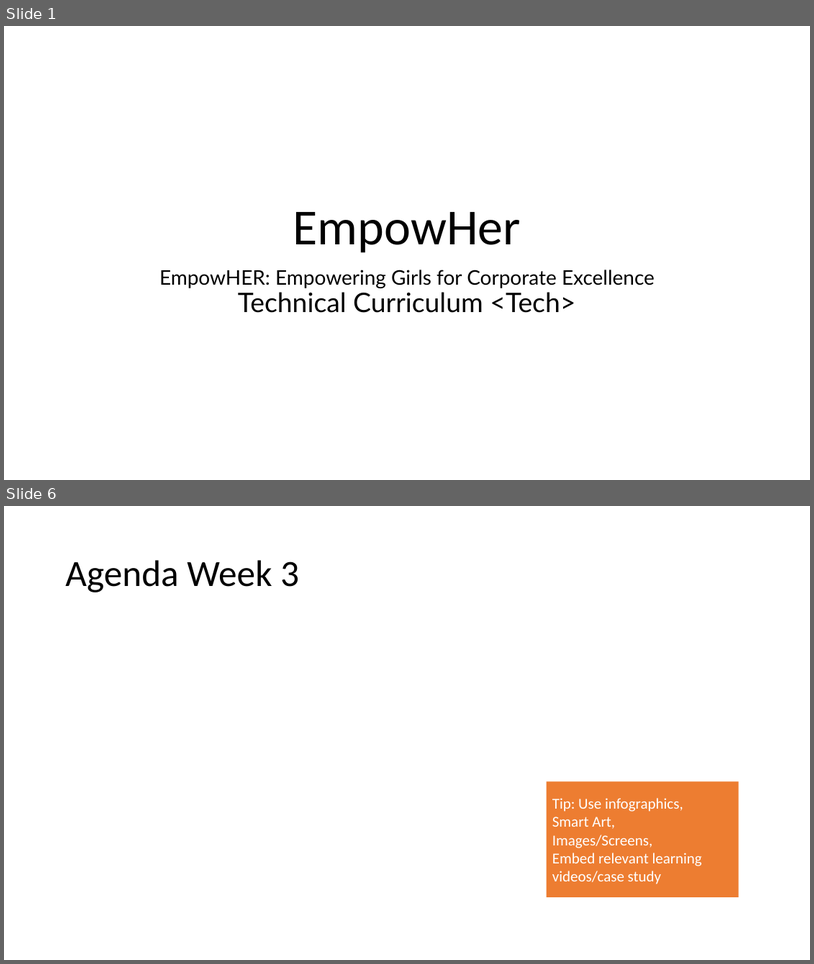
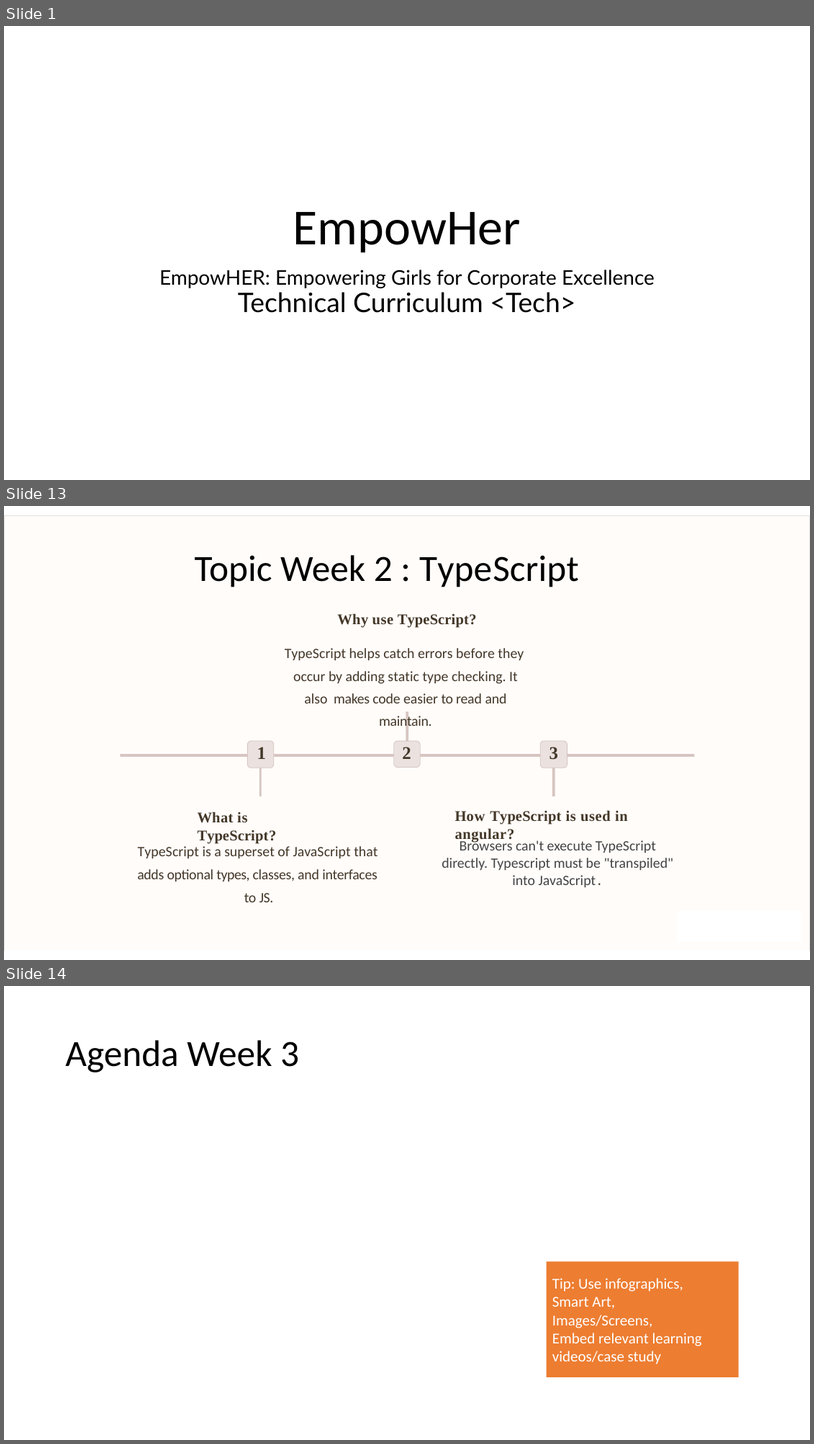
Before and after one commit to spoorthiempowher/Empowher-Curriculum, a slide deck: Angular/EmpowHer - Tech Curriculum.pptx. Shown one above the other, each under a label of ours: slides 1 and 6 before the commit, slides 1, 13 and 14 after it; the slides between them are not shown. The pictures are 814x964 and 814x1444 pixels, drawn with LibreOffice and Linux fonts; fonts in the diff are those of the drawing; grey boxes stand for pictures. Boxes give left, top, right and bottom in pixels: in the first picture for what was removed or moved away, otherwise in the second. Text is boxed around its words. In the diff, an @@ line names an element or a change of style, - is before the commit and + after.

Commit message:
Week 1 and 2 content

```diff
--- a/Angular/EmpowHer - Tech Curriculum.pptx
+++ b/Angular/EmpowHer - Tech Curriculum.pptx
@@ slide 13 added at [4,506,810,960], background #FFFFFF @@
@@ freeform shape added at [4,515,810,950], fill #FFFCFA @@
@@ freeform shape added at [5,515,810,950], outline #E5E0DF 0.75 pt @@
@@ title added at [195,555,579,587], 44 pt, text #000000 @@
+Topic Week 2 : TypeScript
@@ text added at [285,613,524,703], 17.1 pt, text #433728 @@
+Why use TypeScript?
+TypeScript helps catch errors before they occur by adding static type checking. It also makes code easier to read and maintain.
@@ freeform shape added at [406,712,409,754], fill #D7C5C1 @@
@@ freeform shape added at [248,741,274,767], fill #EBE2E0 @@
@@ freeform shape added at [248,741,274,767], outline #D7C5C1 0.75 pt @@
@@ freeform shape added at [394,741,420,767], fill #EBE2E0 @@
@@ freeform shape added at [394,741,420,767], outline #D7C5C1 0.75 pt @@
@@ freeform shape added at [540,741,567,767], fill #EBE2E0 @@
@@ freeform shape added at [540,741,567,767], outline #D7C5C1 0.75 pt @@
@@ freeform shape added at [120,754,695,796], fill #D7C5C1 @@
@@ text added at [257,746,266,759], 21.3 pt, text #433728, bold @@
+1
@@ text added at [402,746,411,759], 21.3 pt, text #433728, bold @@
+2
@@ text added at [550,746,558,759], 21.3 pt, text #433728, bold @@
+3
@@ freeform shape added at [553,754,555,796], fill #D7C5C1 @@
@@ text added at [198,811,277,844], 17.6 pt, text #433728, bold @@
+What is TypeScript?
@@ text added at [455,810,628,842], 17.6 pt, text #433728, bold @@
+How TypeScript is used in angular?
@@ text added at [137,846,378,902], 17.1 pt, text #433728 @@
+TypeScript is a superset of JavaScript that adds optional types, classes, and interfaces to JS.
@@ text added at [442,839,674,887], 17.1 pt, text #444444 @@
+Browsers can't execute TypeScript directly. Typescript must be "transpiled" into JavaScript.
@@ rectangle added at [678,911,802,941], fill #FFFFFF, outline #FFFFFF 1 pt @@
@@ what was slide 6 is now slide 14 @@
```
Also in this commit, not shown: 11 other slides added, 4 slides removed.
